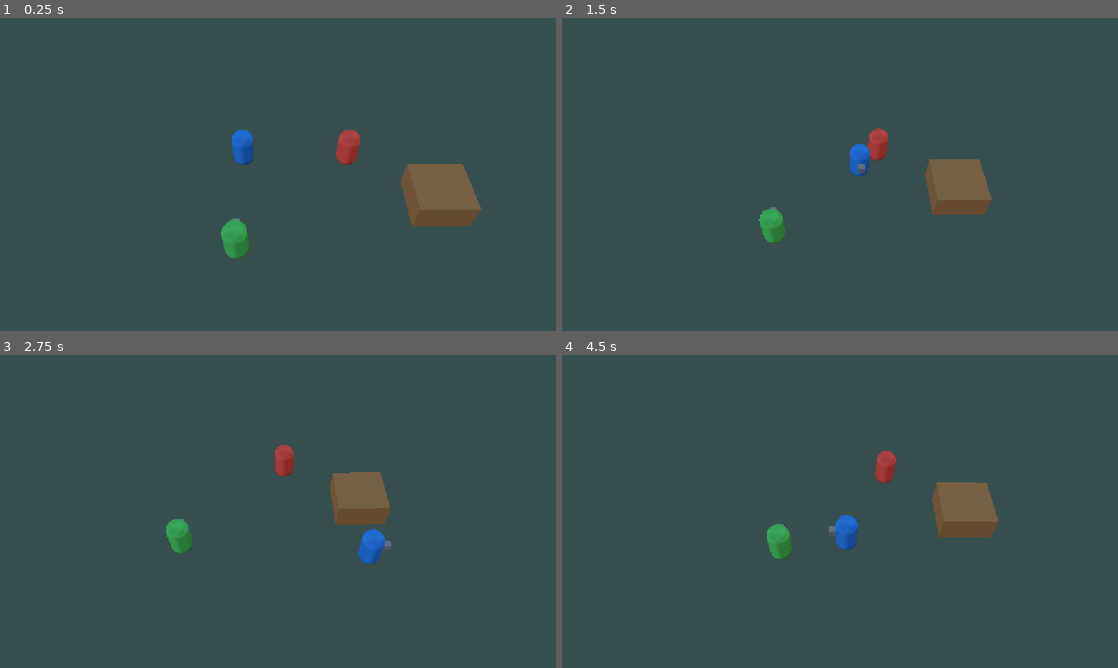
Above: before the commit, frames 1-4 (two rows, left to right).
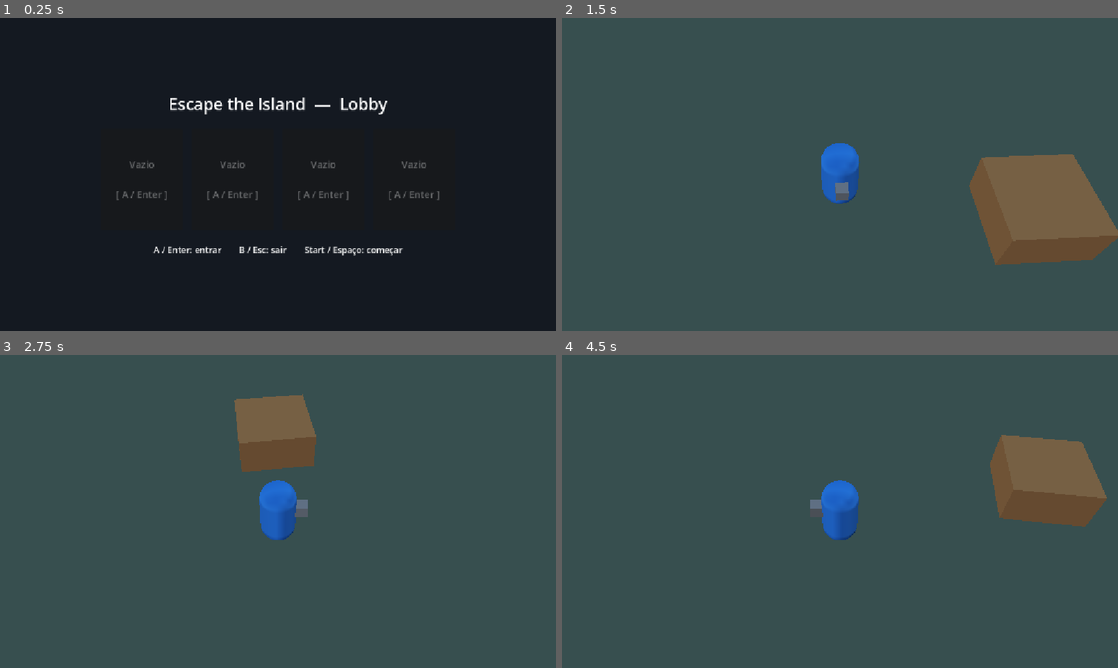
Above: after the commit, the same moments.

Repository: Hashiramaz/multiplayer-godot
Game: Godot game, scene res://scenes/lobby/Lobby.tscn
Same seed, same stepped clock (60 frames per second), same inputs: the game is played once before the commit and once after it. Before the commit the project starts from res://scenes/arena/Arena.tscn.
Inputs:
- Up to frame 1 (0.25 s): no input
- Up to frame 2 (1.5 s): tap Enter at 0.5, 0.6 s; hold D 0.53-1.28 s; tap Space at 0.77, 1.07 s; tap Keypad Enter at 0.8, 1.35 s; hold S from 1.28 s (still down)
- Up to frame 3 (2.75 s): tap Space at 1.52, 1.82, 2.3 s; tap Backspace at 1.55, 2.1 s; release S at 2.03 s; hold D from 2.03 s (still down)
- Up to frame 4 (4.5 s): release D at 2.78 s; hold W 2.78-3.53 s; tap Space at 2.85, 3.02, 3.32, 3.77, 4.07 s; tap Enter at 3.05, 3.6 s; hold A from 3.53 s (still down); tap Keypad Enter at 3.8, 4.35 s; tap Escape at 4.15 s

The runs differ from the first frame. In frame 1, 100% of the frame differs, in the area x 0-100%, y 0-100%; in frame 2, 10%; in frame 3, 6.8%; in frame 4, 8.6%.

Commit message:
Phase 3: local join lobby + per-device spawn
- Lobby scene (main scene): each device joins/leaves independently
  (gamepad A/B/Start, keyboard Enter/Esc/Space), slots light up per player
- PlayerManager is now the roster source of truth: join/leave, join_order
  slots, colors, player_joined/left signals; persists across scene changes
- GameManager.start_match/return_to_lobby handle Lobby <-> Arena flow
- Arena spawns one player per registered device (keyboard-only fallback
  when opened directly)
- Removed DEVICE_DEBUG_ANY; Player defaults to DEVICE_NONE until assigned
- Docs updated (CLAUDE/ARCHITECTURE/ROADMAP)

Co-Authored-By: Claude Opus 4.8 <noreply@anthropic.com>

Diff:
--- a/autoload/game_manager.gd
+++ b/autoload/game_manager.gd
@@ -1,10 +1,21 @@
 extends Node
-## Global game state (autoload / singleton, similar to a Unity manager).
-## Skeleton for now; the state machine expands with the menu/lobby flow (Phase 5).
+## Global game state + high-level scene flow (autoload / singleton, like a Unity
+## manager). The state machine expands with the menu flow (Phase 5).
 
 enum State { BOOT, MENU, LOBBY, PLAYING, PAUSED }
+
+const LOBBY_SCENE: String = "res://scenes/lobby/Lobby.tscn"
+const ARENA_SCENE: String = "res://scenes/arena/Arena.tscn"
 
 var state: State = State.BOOT
 
 func set_state(new_state: State) -> void:
 	state = new_state
+
+func start_match() -> void:
+	set_state(State.PLAYING)
+	get_tree().change_scene_to_file(ARENA_SCENE)
+
+func return_to_lobby() -> void:
+	set_state(State.LOBBY)
+	get_tree().change_scene_to_file(LOBBY_SCENE)
--- a/autoload/player_manager.gd
+++ b/autoload/player_manager.gd
@@ -1,10 +1,13 @@
 extends Node
-## Tracks which input devices have joined and hands out per-player slots/colors.
-##
-## Phase 1 does NOT register anyone here yet -- the test arena spawns a single
-## debug player directly. Phase 3 moves the local join screen and spawning into
-## this manager (one slot per device), which is also the seam a future online
-## layer would plug into.
+## Source of truth for local couch co-op: which input devices have joined, in what
+## slot, and their color. Populated by the Lobby (Phase 3) and read by the Arena
+## when spawning. Being an autoload, it PERSISTS across scene changes -- and it's
+## the seam a future online layer would plug player identity into.
+
+signal player_joined(slot: int, device: int)
+signal player_left(slot: int, device: int)
+
+const MAX_PLAYERS: int = 4
 
 const PLAYER_COLORS: Array[Color] = [
 	Color(0.20, 0.55, 1.00), # blue
@@ -13,11 +16,35 @@
 	Color(1.00, 0.80, 0.25), # yellow
 ]
 
-## Device ids that have joined, in join order. Index == player slot.
+## Device ids in join order. Index == player slot. (-1 = keyboard, >=0 = gamepad.)
 var registered_devices: Array[int] = []
+
+## Registers a device if free and there's room. Returns the slot, or -1 on failure.
+func join(device: int) -> int:
+	if device in registered_devices:
+		return -1
+	if registered_devices.size() >= MAX_PLAYERS:
+		return -1
+	registered_devices.append(device)
+	var slot := registered_devices.size() - 1
+	player_joined.emit(slot, device)
+	return slot
+
+func leave(device: int) -> void:
+	var idx := registered_devices.find(device)
+	if idx == -1:
+		return
+	registered_devices.remove_at(idx)
+	player_left.emit(idx, device)
+
+func is_registered(device: int) -> bool:
+	return device in registered_devices
+
+func slot_count() -> int:
+	return registered_devices.size()
 
 func color_for_slot(slot: int) -> Color:
 	return PLAYER_COLORS[slot % PLAYER_COLORS.size()]
 
-func slot_count() -> int:
-	return registered_devices.size()
+func clear() -> void:
+	registered_devices.clear()
--- a/project.godot
+++ b/project.godot
@@ -11,7 +11,7 @@
 [application]
 
 config/name="multiplayer-project"
-run/main_scene="res://scenes/arena/Arena.tscn"
+run/main_scene="res://scenes/lobby/Lobby.tscn"
 config/features=PackedStringArray("4.7", "Forward Plus")
 config/icon="res://icon.svg"
 
--- /dev/null
+++ b/scenes/lobby/Lobby.tscn
@@ -0,0 +1,40 @@
+[gd_scene load_steps=2 format=3]
+
+[ext_resource type="Script" path="res://scripts/ui/lobby.gd" id="1_lobby"]
+
+[node name="Lobby" type="Control"]
+layout_mode = 3
+anchors_preset = 15
+anchor_right = 1.0
+anchor_bottom = 1.0
+script = ExtResource("1_lobby")
+
+[node name="Bg" type="ColorRect" parent="."]
+layout_mode = 1
+anchors_preset = 15
+anchor_right = 1.0
+anchor_bottom = 1.0
+color = Color(0.08, 0.1, 0.13, 1)
+
+[node name="VBox" type="VBoxContainer" parent="."]
+layout_mode = 1
+anchors_preset = 15
+anchor_right = 1.0
+anchor_bottom = 1.0
+alignment = 1
+theme_override_constants/separation = 28
+
+[node name="Title" type="Label" parent="VBox"]
+layout_mode = 2
+text = "Escape the Island  —  Lobby"
+horizontal_alignment = 1
+
+[node name="Slots" type="HBoxContainer" parent="VBox"]
+layout_mode = 2
+alignment = 1
+theme_override_constants/separation = 18
+
+[node name="Instructions" type="Label" parent="VBox"]
+layout_mode = 2
+text = "A / Enter: entrar        B / Esc: sair        Start / Espaço: começar"
+horizontal_alignment = 1
--- a/scripts/arena/arena.gd
+++ b/scripts/arena/arena.gd
@@ -1,34 +1,33 @@
 extends Node3D
-## Phase 2 test arena. Spawns several players so the shared camera framing can be
-## tuned: slot 0 is drivable (keyboard + any pad); the rest stand still as spread
-## references. Walk the blue one around to feel the camera open up / zoom in.
-##
-## Real device-based join (each player on its own controller) arrives in Phase 3
-## and moves into PlayerManager.
+## Spawns the players registered in PlayerManager (one per joined device) at the
+## matching spawn point. If opened directly with nobody registered (e.g. running
+## Arena.tscn straight from the editor / MCP), falls back to a single keyboard
+## player so the scene stays testable in isolation.
 
 @export var player_scene: PackedScene
-@export_range(1, 4) var debug_player_count: int = 3
 
 @onready var players: Node3D = $Players
 @onready var spawn_points: Node3D = $SpawnPoints
 
 func _ready() -> void:
-	_spawn_debug_players()
+	_spawn_players()
 
-func _spawn_debug_players() -> void:
+func _spawn_players() -> void:
 	if player_scene == null:
 		push_warning("Arena: player_scene is not assigned.")
 		return
-	var count := clampi(debug_player_count, 1, spawn_points.get_child_count())
-	for slot in count:
-		# Slot 0 is the one you drive solo; the others are stationary references.
-		var device := PlayerInput.DEVICE_DEBUG_ANY if slot == 0 else PlayerInput.DEVICE_NONE
-		_spawn_player(slot, device)
+	var devices := PlayerManager.registered_devices
+	if devices.is_empty():
+		_spawn_player(0, PlayerInput.DEVICE_KEYBOARD)
+		return
+	for slot in devices.size():
+		_spawn_player(slot, devices[slot])
 
 func _spawn_player(slot: int, device: int) -> void:
 	var player := player_scene.instantiate()
 	players.add_child(player)
-	var spawn := spawn_points.get_child(slot) as Node3D
+	var spawn_index := clampi(slot, 0, spawn_points.get_child_count() - 1)
+	var spawn := spawn_points.get_child(spawn_index) as Node3D
 	player.global_transform = spawn.global_transform
 	player.set_device(device)
 	player.set_color(PlayerManager.color_for_slot(slot))
--- a/scripts/input/player_input.gd
+++ b/scripts/input/player_input.gd
@@ -1,41 +1,33 @@
 class_name PlayerInput
 extends RefCounted
-## Reads input for a SINGLE player, isolated to one device. This abstraction is
-## the core of local couch co-op: Godot's global Input mixes every controller
-## together, so each player instead owns one of these bound to a device id.
+## Reads input for a SINGLE player, isolated to one device -- the core of local
+## couch co-op, since Godot's global Input mixes every controller together.
 ##
-##   device >= 0            -> that specific gamepad
-##   device == -1 (KEYBOARD)-> keyboard (WASD / arrows)
-##   device == -2 (DEBUG_ANY)-> keyboard + all gamepads at once. Prototyping-only
-##                              convenience so we can test movement solo before
-##                              the real join screen exists (Phase 3).
+##   device >= 0             -> that specific gamepad
+##   device == -1 (KEYBOARD) -> keyboard (WASD / arrows)
+##   device == -99 (NONE)    -> reads nothing (stationary / not-yet-assigned)
+##
+## A future online layer would feed remote input through this same seam.
 
 const DEVICE_KEYBOARD: int = -1
-const DEVICE_DEBUG_ANY: int = -2
-const DEVICE_NONE: int = -99 ## Reads nothing; a stationary/AI-less placeholder player.
+const DEVICE_NONE: int = -99
 const DEADZONE: float = 0.2
 
-var device: int = DEVICE_DEBUG_ANY
+var device: int = DEVICE_NONE
 
-func _init(p_device: int = DEVICE_DEBUG_ANY) -> void:
+func _init(p_device: int = DEVICE_NONE) -> void:
 	device = p_device
 
-## Movement intent. x = right, y = "down" on screen (up is negative), so both
-## keyboard and stick agree: pushing up yields y = -1.
+## Movement intent. x = right, y = "down" on screen (up is negative), so keyboard
+## and stick agree: pushing up yields y = -1.
 func get_move() -> Vector2:
-	var v := Vector2.ZERO
 	match device:
 		DEVICE_NONE:
 			return Vector2.ZERO
-		DEVICE_DEBUG_ANY:
-			v = _keyboard_vector() + _all_pads_vector()
 		DEVICE_KEYBOARD:
-			v = _keyboard_vector()
+			return _keyboard_vector()
 		_:
-			v = _pad_vector(device)
-	if v.length() > 1.0:
-		v = v.normalized()
-	return v
+			return _pad_vector(device)
 
 func _keyboard_vector() -> Vector2:
 	var v := Vector2.ZERO
@@ -47,7 +39,7 @@
 		v.y -= 1.0
 	if Input.is_key_pressed(KEY_S) or Input.is_key_pressed(KEY_DOWN):
 		v.y += 1.0
-	return v
+	return v.limit_length(1.0)
 
 func _pad_vector(dev: int) -> Vector2:
 	var v := Vector2(
@@ -56,10 +48,4 @@
 	)
 	if v.length() < DEADZONE:
 		return Vector2.ZERO
-	return v
-
-func _all_pads_vector() -> Vector2:
-	var v := Vector2.ZERO
-	for dev in Input.get_connected_joypads():
-		v += _pad_vector(dev)
-	return v
+	return v.limit_length(1.0)
--- a/scripts/player/player.gd
+++ b/scripts/player/player.gd
@@ -9,7 +9,7 @@
 
 const GRAVITY: float = 20.0
 
-var device: int = PlayerInput.DEVICE_DEBUG_ANY
+var device: int = PlayerInput.DEVICE_NONE
 var _input: PlayerInput
 
 @onready var pivot: Node3D = $Pivot
--- /dev/null
+++ b/scripts/ui/lobby.gd
@@ -0,0 +1,74 @@
+extends Control
+## Local join screen. Each device claims a slot; any joined player starts the
+## match. Input is read per-device (same model as gameplay) in _input so it isn't
+## swallowed by the UI focus system.
+##   Gamepad:  A = join    B = leave    Start = begin
+##   Keyboard: Enter = join  Esc = leave  Space = begin
+
+@onready var slots_box: HBoxContainer = $VBox/Slots
+@onready var title: Label = $VBox/Title
+@onready var instructions: Label = $VBox/Instructions
+
+var _slot_labels: Array[Label] = []
+
+func _ready() -> void:
+	GameManager.set_state(GameManager.State.LOBBY)
+	title.add_theme_font_size_override("font_size", 34)
+	instructions.add_theme_font_size_override("font_size", 18)
+	_build_slots()
+	PlayerManager.player_joined.connect(_on_roster_changed)
+	PlayerManager.player_left.connect(_on_roster_changed)
+	_refresh()
+
+func _build_slots() -> void:
+	for i in PlayerManager.MAX_PLAYERS:
+		var panel := PanelContainer.new()
+		panel.custom_minimum_size = Vector2(170, 210)
+		var label := Label.new()
+		label.horizontal_alignment = HORIZONTAL_ALIGNMENT_CENTER
+		label.vertical_alignment = VERTICAL_ALIGNMENT_CENTER
+		label.add_theme_font_size_override("font_size", 20)
+		panel.add_child(label)
+		slots_box.add_child(panel)
+		_slot_labels.append(label)
+
+func _input(event: InputEvent) -> void:
+	if event is InputEventJoypadButton and event.pressed:
+		match event.button_index:
+			JOY_BUTTON_A:
+				PlayerManager.join(event.device)
+			JOY_BUTTON_B:
+				PlayerManager.leave(event.device)
+			JOY_BUTTON_START:
+				_try_start()
+	elif event is InputEventKey and event.pressed and not event.echo:
+		match event.keycode:
+			KEY_ENTER, KEY_KP_ENTER:
+				PlayerManager.join(PlayerInput.DEVICE_KEYBOARD)
+			KEY_ESCAPE, KEY_BACKSPACE:
+				PlayerManager.leave(PlayerInput.DEVICE_KEYBOARD)
+			KEY_SPACE:
+				_try_start()
+
+func _try_start() -> void:
+	if PlayerManager.slot_count() > 0:
+		GameManager.start_match()
+
+func _on_roster_changed(_slot: int, _device: int) -> void:
+	_refresh()
+
+func _refresh() -> void:
+	for i in _slot_labels.size():
+		var label := _slot_labels[i]
+		if i < PlayerManager.slot_count():
+			var device: int = PlayerManager.registered_devices[i]
+			label.text = "Player %d\n%s\n\n● PRONTO" % [i + 1, _device_name(device)]
+			label.modulate = PlayerManager.color_for_slot(i)
+		else:
+			label.text = "Vazio\n\n[ A / Enter ]"
+			label.modulate = Color(1.0, 1.0, 1.0, 0.35)
+
+func _device_name(device: int) -> String:
+	if device == PlayerInput.DEVICE_KEYBOARD:
+		return "Teclado"
+	return "Controle %d" % device
Not shown, added: scripts/ui/lobby.gd.uid
Not shown, changed: CLAUDE.md
Not shown, changed: docs/ARCHITECTURE.md
Not shown, changed: docs/ROADMAP.md
